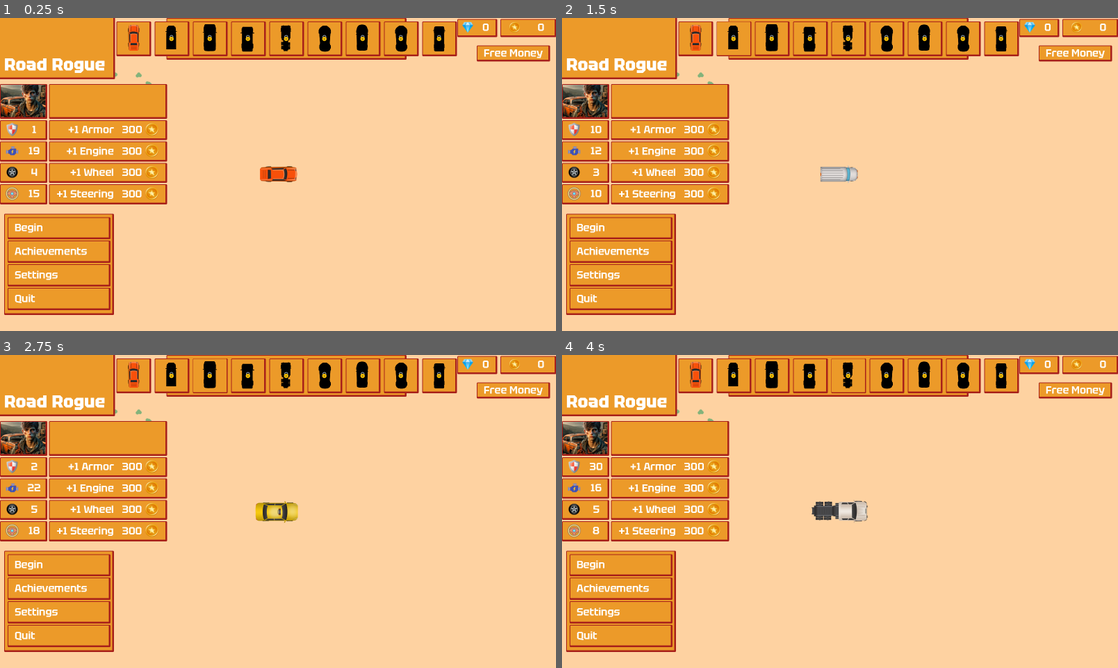
Above: before the commit, frames 1-4 (two rows, left to right).
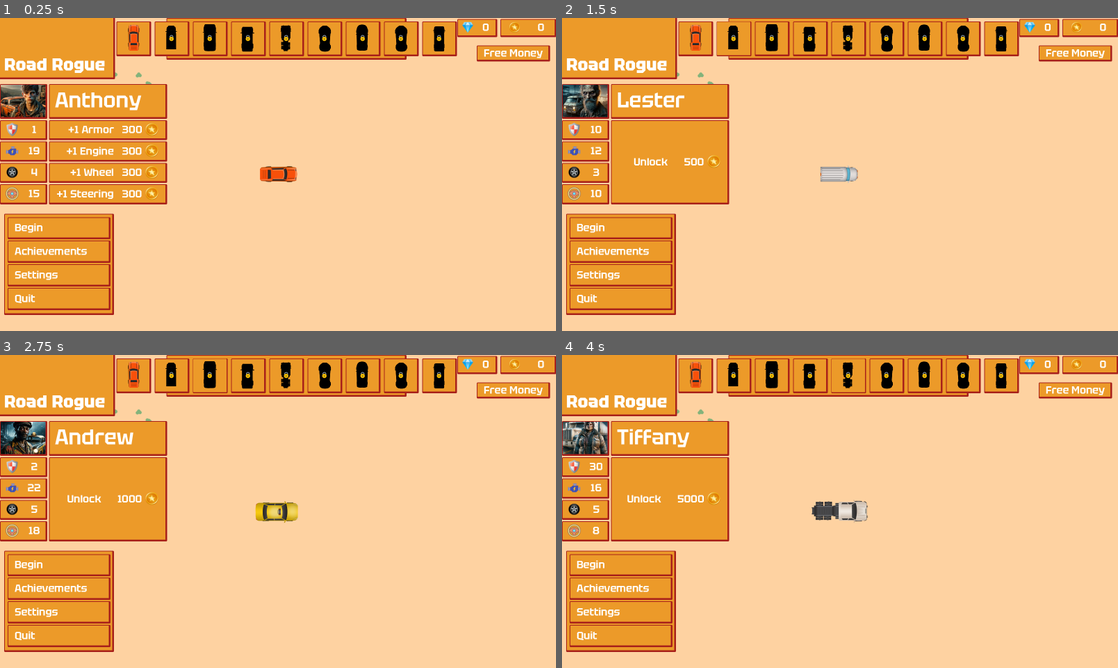
Above: after the commit, the same moments.

Repository: gregrylivingston/GoonCrusher
Game: Godot game, scene res://scene/player/menu/main/mainMenuCamera.tscn
Same seed, same stepped clock (60 frames per second), same inputs: the game is played once before the commit and once after it.
Inputs (mouse positions are in pixels of both pictures, inside the frame that each line leads up to):
- Up to frame 1 (0.25 s): no input
- Up to frame 2 (1.5 s): click (695, 39) at 0.5 s; click (734, 39) at 1.27 s
- Up to frame 3 (2.75 s): click (211, 376) at 2.02 s
- Up to frame 4 (4 s): click (812, 376) at 2.77 s; click (851, 376) at 3.52 s

The runs differ from the first frame. In frame 1, 0.4% of the frame differs, in the area x 9-26%, y 23-30%; in frame 2, 2.9%; in frame 3, 3.0%, in the area x 0-31%, y 21-58%; in frame 4, 3.0%.

Commit message:
manyAudioFiles

Diff:
--- a/lib/overhead_car_2d/overhead_car_body_2d.gd
+++ b/lib/overhead_car_2d/overhead_car_body_2d.gd
@@ -6,6 +6,13 @@
 class_name OverheadCarBody2D extends CharacterBody2D
 
 
+#voices
+#taxi - okole
+#van - jessie
+#sedan - patrick
+
+
+
 @export var max_engine_power = 25  # Forward acceleration force.
 @export var max_steering_degrees = 12  # Amount that front wheel turns, in degrees
 @export var brakes = 4.0   #brakes and turn-rate-increase
@@ -19,8 +26,6 @@
 @export var traction_slow = 0.7  # Low-speed traction
 @export var wheel_base = 70  # Distance from front to rear wheel
 
-
-
 var health = 100.0
 var fuel = 100.0
 var coin = 0
@@ -28,9 +33,14 @@
 
 @onready var rewardAudioPlayer = $"AudioStream-Reward"
 
-
 @export var isPlayer = true
 var isDestroyed: bool = false
+
+@export var profilePic: Texture2D
+@export var charName: String = "Hi"
+@export var carId:String
+
+@export var introAudio: Array[AudioStreamMP3] = []
 
 
 class CarInput:
--- a/scene/car/ambulance/ambulance.tscn
+++ b/scene/car/ambulance/ambulance.tscn
@@ -1,13 +1,17 @@
-[gd_scene load_steps=3 format=3 uid="uid://b7vyfnv77wwfw"]
+[gd_scene load_steps=4 format=3 uid="uid://b7vyfnv77wwfw"]
 
 [ext_resource type="PackedScene" uid="uid://dbkp41oxg03o6" path="res://scene/car/car.tscn" id="1_oirr4"]
 [ext_resource type="Texture2D" uid="uid://c4it7ulsvl3bx" path="res://scene/car/ambulance/Ambulance.png" id="2_86vbp"]
+[ext_resource type="Texture2D" uid="uid://0syxn8yxaprk" path="res://scene/car/ambulance/char_ambulance.png" id="2_fowyq"]
 
 [node name="Car" instance=ExtResource("1_oirr4")]
 max_engine_power = 24
 max_steering_degrees = 24
 brakes = 20.0
 armor = 40
+profilePic = ExtResource("2_fowyq")
+charName = "Ali"
+carId = "ambulance"
 
 [node name="sprite" parent="." index="4"]
 position = Vector2(-3, -1)
--- a/scene/car/audi/audi.tscn
+++ b/scene/car/audi/audi.tscn
@@ -6,3 +6,5 @@
 max_engine_power = 45
 max_steering_degrees = 40
 brakes = 30.0
+charName = "Snake"
+carId = "audi"
--- a/scene/car/car.tscn
+++ b/scene/car/car.tscn
@@ -1,7 +1,8 @@
-[gd_scene load_steps=8 format=3 uid="uid://dbkp41oxg03o6"]
+[gd_scene load_steps=9 format=3 uid="uid://dbkp41oxg03o6"]
 
 [ext_resource type="Script" path="res://lib/overhead_car_2d/overhead_car_body_2d.gd" id="1_ibwir"]
 [ext_resource type="Texture2D" uid="uid://dthtmohgw8u1f" path="res://scene/car/audi/Audi.png" id="2_33x0l"]
+[ext_resource type="Texture2D" uid="uid://bwgjsd327ch8p" path="res://scene/car/audi/char_audi.png" id="2_au1uh"]
 [ext_resource type="PackedScene" uid="uid://cl3halv7uu2tw" path="res://scene/player/controller/playerCarController.tscn" id="2_idgy8"]
 [ext_resource type="AudioStream" uid="uid://dahxhxgy1qfrn" path="res://sound/fx/engine/rally-car2.mp3" id="3_hfwa2"]
 [ext_resource type="AudioStream" uid="uid://dd240qte30ido" path="res://sound/fx/tires_squal_loop.wav" id="4_jbkbo"]
@@ -13,6 +14,7 @@
 [node name="Car" type="CharacterBody2D"]
 z_index = 1
 script = ExtResource("1_ibwir")
+profilePic = ExtResource("2_au1uh")
 
 [node name="Camera2D" type="Camera2D" parent="."]
 zoom = Vector2(0.5, 0.5)
--- a/scene/car/pickup/pickup.tscn
+++ b/scene/car/pickup/pickup.tscn
@@ -1,12 +1,25 @@
-[gd_scene load_steps=3 format=3 uid="uid://cvuiarwiynwx7"]
+[gd_scene load_steps=12 format=3 uid="uid://cvuiarwiynwx7"]
 
 [ext_resource type="PackedScene" uid="uid://dbkp41oxg03o6" path="res://scene/car/car.tscn" id="1_150xb"]
 [ext_resource type="Texture2D" uid="uid://dfa1wuwohdn01" path="res://scene/car/pickup/Mini_truck.png" id="2_36nav"]
+[ext_resource type="Texture2D" uid="uid://ddf1ijlmxrb6t" path="res://scene/car/pickup/char_pickup.png" id="2_m38a1"]
+[ext_resource type="AudioStream" uid="uid://c7tykiomm82io" path="res://scene/car/pickup/audio/pickup_intro_1.mp3" id="3_gf7v4"]
+[ext_resource type="AudioStream" uid="uid://chda6qshy02fg" path="res://scene/car/pickup/audio/pickup_intro_2.mp3" id="4_57w67"]
+[ext_resource type="AudioStream" uid="uid://dy14pxuvdlu4t" path="res://scene/car/pickup/audio/pickup_intro_3.mp3" id="5_okret"]
+[ext_resource type="AudioStream" uid="uid://b31ctawrtr4rr" path="res://scene/car/pickup/audio/pickup_intro_4.mp3" id="6_go2a3"]
+[ext_resource type="AudioStream" uid="uid://bmm7o56pay30j" path="res://scene/car/pickup/audio/pickup_intro_5.mp3" id="7_7wal3"]
+[ext_resource type="AudioStream" uid="uid://bq5n538wq16u" path="res://scene/car/pickup/audio/pickup_intro_6.mp3" id="8_svqtx"]
+[ext_resource type="AudioStream" uid="uid://bfvu8be8cvpcr" path="res://scene/car/pickup/audio/pickup_intro_7.mp3" id="9_0wwoi"]
+[ext_resource type="AudioStream" uid="uid://b4rf8s2i8u2wa" path="res://scene/car/pickup/audio/pickup_intro_8.mp3" id="10_iv8ox"]
 
 [node name="Car" instance=ExtResource("1_150xb")]
 max_engine_power = 15
 max_steering_degrees = 10
 armor = 6
+profilePic = ExtResource("2_m38a1")
+charName = "Karen"
+carId = "pickup"
+introAudio = Array[AudioStreamMP3]([ExtResource("3_gf7v4"), ExtResource("4_57w67"), ExtResource("5_okret"), ExtResource("6_go2a3"), ExtResource("7_7wal3"), ExtResource("8_svqtx"), ExtResource("9_0wwoi"), ExtResource("10_iv8ox")])
 
 [node name="sprite" parent="." index="4"]
 position = Vector2(3, 3)
--- a/scene/car/police/police.tscn
+++ b/scene/car/police/police.tscn
@@ -1,13 +1,17 @@
-[gd_scene load_steps=3 format=3 uid="uid://dfqbeth5jspt5"]
+[gd_scene load_steps=4 format=3 uid="uid://dfqbeth5jspt5"]
 
 [ext_resource type="PackedScene" uid="uid://dbkp41oxg03o6" path="res://scene/car/car.tscn" id="1_qtyvp"]
 [ext_resource type="Texture2D" uid="uid://disw6kafapd1m" path="res://scene/car/police/Police.png" id="2_7cb7w"]
+[ext_resource type="Texture2D" uid="uid://bfou1crov3m1f" path="res://scene/car/police/char_police.png" id="2_hmbi1"]
 
 [node name="Car" instance=ExtResource("1_qtyvp")]
 max_engine_power = 40
 max_steering_degrees = 30
 brakes = 20.0
 armor = 10
+profilePic = ExtResource("2_hmbi1")
+charName = "Nikita"
+carId = "police"
 
 [node name="sprite" parent="." index="4"]
 texture = ExtResource("2_7cb7w")
--- a/scene/car/racer/racer.tscn
+++ b/scene/car/racer/racer.tscn
@@ -1,11 +1,15 @@
-[gd_scene load_steps=3 format=3 uid="uid://26c7khgh5lqa"]
+[gd_scene load_steps=4 format=3 uid="uid://26c7khgh5lqa"]
 
 [ext_resource type="PackedScene" uid="uid://dbkp41oxg03o6" path="res://scene/car/car.tscn" id="1_kgqi5"]
 [ext_resource type="Texture2D" uid="uid://3ntiq5bget7n" path="res://scene/car/racer/Black_viper.png" id="2_7a10q"]
+[ext_resource type="Texture2D" uid="uid://t3uorfxptpy2" path="res://scene/car/racer/char_racer.png" id="2_wgnyl"]
 
 [node name="Car" instance=ExtResource("1_kgqi5")]
 max_engine_power = 60
 brakes = 16.0
+profilePic = ExtResource("2_wgnyl")
+charName = "Kim"
+carId = "racer"
 
 [node name="sprite" parent="." index="4"]
 position = Vector2(-11, 7)
--- a/scene/car/sedan/sedan.tscn
+++ b/scene/car/sedan/sedan.tscn
@@ -1,11 +1,24 @@
-[gd_scene load_steps=3 format=3 uid="uid://bkypbefgkke6a"]
+[gd_scene load_steps=12 format=3 uid="uid://bkypbefgkke6a"]
 
 [ext_resource type="PackedScene" uid="uid://dbkp41oxg03o6" path="res://scene/car/car.tscn" id="1_ehr7y"]
 [ext_resource type="Texture2D" uid="uid://cmhhtyl83kii2" path="res://scene/car/sedan/Car.png" id="2_g6grg"]
+[ext_resource type="Texture2D" uid="uid://iwn5n3c7e4vw" path="res://scene/car/sedan/char_sedan.png" id="2_yxeex"]
+[ext_resource type="AudioStream" uid="uid://yo38kmloe6f4" path="res://scene/car/sedan/audio/sedan_intro_1.mp3" id="3_glpud"]
+[ext_resource type="AudioStream" uid="uid://33dd8itlvanf" path="res://scene/car/sedan/audio/sedan_intro_2.mp3" id="4_dej0h"]
+[ext_resource type="AudioStream" uid="uid://drhfky5ie2rq8" path="res://scene/car/sedan/audio/sedan_intro_3.mp3" id="5_x5qy0"]
+[ext_resource type="AudioStream" uid="uid://c8tjwnheipx8b" path="res://scene/car/sedan/audio/sedan_intro_4.mp3" id="6_m4tbq"]
+[ext_resource type="AudioStream" uid="uid://t2ds6uoy7f0j" path="res://scene/car/sedan/audio/sedan_intro_5.mp3" id="7_nnnw6"]
+[ext_resource type="AudioStream" uid="uid://b4bwfsodjipsg" path="res://scene/car/sedan/audio/sedan_intro_6.mp3" id="8_hst6b"]
+[ext_resource type="AudioStream" uid="uid://dfm4bf6vdirml" path="res://scene/car/sedan/audio/sedan_intro_7.mp3" id="9_0rox2"]
+[ext_resource type="AudioStream" uid="uid://bh1lw7ex5e3h1" path="res://scene/car/sedan/audio/sedan_intro_8.mp3" id="10_d4hvs"]
 
 [node name="Car" instance=ExtResource("1_ehr7y")]
 max_engine_power = 19
 max_steering_degrees = 15
+profilePic = ExtResource("2_yxeex")
+charName = "Anthony"
+carId = "sedan"
+introAudio = Array[AudioStreamMP3]([ExtResource("3_glpud"), ExtResource("4_dej0h"), ExtResource("5_x5qy0"), ExtResource("6_m4tbq"), ExtResource("7_nnnw6"), ExtResource("8_hst6b"), ExtResource("9_0rox2"), ExtResource("10_d4hvs")])
 
 [node name="CollisionShape2D" parent="." index="2"]
 position = Vector2(4, -2.5)
--- a/scene/car/semi/semi.tscn
+++ b/scene/car/semi/semi.tscn
@@ -1,7 +1,8 @@
-[gd_scene load_steps=4 format=3 uid="uid://7utqen5eg62p"]
+[gd_scene load_steps=5 format=3 uid="uid://7utqen5eg62p"]
 
 [ext_resource type="PackedScene" uid="uid://dbkp41oxg03o6" path="res://scene/car/car.tscn" id="1_16fys"]
 [ext_resource type="Texture2D" uid="uid://cmg5tl48id0af" path="res://scene/car/semi/truck.png" id="2_0owyo"]
+[ext_resource type="Texture2D" uid="uid://c5oxriecuxj4l" path="res://scene/car/semi/char_semi.png" id="2_u7uhp"]
 
 [sub_resource type="RectangleShape2D" id="RectangleShape2D_8s7dq"]
 size = Vector2(309, 115)
@@ -11,6 +12,9 @@
 max_steering_degrees = 8
 brakes = 5.0
 armor = 30
+profilePic = ExtResource("2_u7uhp")
+charName = "Tiffany"
+carId = "semi"
 
 [node name="CollisionShape2D" parent="." index="2"]
 position = Vector2(3.5, -1.5)
--- a/scene/car/taxi/taxi.tscn
+++ b/scene/car/taxi/taxi.tscn
@@ -1,13 +1,26 @@
-[gd_scene load_steps=3 format=3 uid="uid://1bi7flsw4h78"]
+[gd_scene load_steps=12 format=3 uid="uid://1bi7flsw4h78"]
 
 [ext_resource type="PackedScene" uid="uid://dbkp41oxg03o6" path="res://scene/car/car.tscn" id="1_v41dt"]
+[ext_resource type="Texture2D" uid="uid://bxguuhssna7ol" path="res://scene/car/taxi/char_taxi.png" id="2_e55go"]
 [ext_resource type="Texture2D" uid="uid://cbltnt4310fcd" path="res://scene/car/taxi/taxi.png" id="2_mdy3n"]
+[ext_resource type="AudioStream" uid="uid://dyrgkn4mg3hw4" path="res://scene/car/taxi/audio/taxi_intro_1.mp3" id="3_anhg2"]
+[ext_resource type="AudioStream" uid="uid://ov2qw2mn78qp" path="res://scene/car/taxi/audio/taxi_intro_2.mp3" id="4_qknie"]
+[ext_resource type="AudioStream" uid="uid://b0po47xa4g8th" path="res://scene/car/taxi/audio/taxi_intro_3.mp3" id="5_sxudr"]
+[ext_resource type="AudioStream" uid="uid://tdeq55gai72d" path="res://scene/car/taxi/audio/taxi_intro_4.mp3" id="6_230wo"]
+[ext_resource type="AudioStream" uid="uid://cpy07yaos7t27" path="res://scene/car/taxi/audio/taxi_intro_5.mp3" id="7_agd4o"]
+[ext_resource type="AudioStream" uid="uid://dsee22vcg84we" path="res://scene/car/taxi/audio/taxi_intro_6.mp3" id="8_di5uq"]
+[ext_resource type="AudioStream" uid="uid://cm4rl434c3n6w" path="res://scene/car/taxi/audio/taxi_intro_7.mp3" id="9_oqruo"]
+[ext_resource type="AudioStream" uid="uid://cqacqnl7nyjja" path="res://scene/car/taxi/audio/taxi_intro_8.mp3" id="10_a7xbb"]
 
 [node name="Car" instance=ExtResource("1_v41dt")]
 max_engine_power = 22
 max_steering_degrees = 18
 brakes = 5.0
 armor = 2
+profilePic = ExtResource("2_e55go")
+charName = "Andrew"
+carId = "taxi"
+introAudio = Array[AudioStreamMP3]([ExtResource("3_anhg2"), ExtResource("4_qknie"), ExtResource("5_sxudr"), ExtResource("6_230wo"), ExtResource("7_agd4o"), ExtResource("8_di5uq"), ExtResource("9_oqruo"), ExtResource("10_a7xbb")])
 
 [node name="sprite" parent="." index="4"]
 position = Vector2(-11, 7)
--- a/scene/car/van/van.tscn
+++ b/scene/car/van/van.tscn
@@ -1,13 +1,26 @@
-[gd_scene load_steps=3 format=3 uid="uid://67a8ek6j834x"]
+[gd_scene load_steps=12 format=3 uid="uid://67a8ek6j834x"]
 
 [ext_resource type="PackedScene" uid="uid://dbkp41oxg03o6" path="res://scene/car/car.tscn" id="1_p428k"]
 [ext_resource type="Texture2D" uid="uid://pjglsxpdyhov" path="res://scene/car/van/Mini_van.png" id="2_1lxhl"]
+[ext_resource type="Texture2D" uid="uid://dvrl2jhxnp73k" path="res://scene/car/van/char_van.png" id="2_xl250"]
+[ext_resource type="AudioStream" uid="uid://2y27m3a76lg8" path="res://scene/car/van/audio/van_intro_1.mp3" id="3_g5fq5"]
+[ext_resource type="AudioStream" uid="uid://dxdueob7e784t" path="res://scene/car/van/audio/van_intro_2.mp3" id="4_fk622"]
+[ext_resource type="AudioStream" uid="uid://t8r53c38oa7e" path="res://scene/car/van/audio/van_intro_3.mp3" id="5_ql0xt"]
+[ext_resource type="AudioStream" uid="uid://ggl2rfyrjkgv" path="res://scene/car/van/audio/van_intro_4.mp3" id="6_b4fkq"]
+[ext_resource type="AudioStream" uid="uid://cnoukt5wj16of" path="res://scene/car/van/audio/van_intro_5.mp3" id="7_gfvg0"]
+[ext_resource type="AudioStream" uid="uid://becd1waw7b712" path="res://scene/car/van/audio/van_intro_6.mp3" id="8_3r3lt"]
+[ext_resource type="AudioStream" uid="uid://ds6vbnjymx132" path="res://scene/car/van/audio/van_intro_7.mp3" id="9_l6463"]
+[ext_resource type="AudioStream" uid="uid://coefix2xox74e" path="res://scene/car/van/audio/van_intro_8.mp3" id="10_rilhi"]
 
 [node name="Car" instance=ExtResource("1_p428k")]
 max_engine_power = 12
 max_steering_degrees = 10
 brakes = 3.0
 armor = 10
+profilePic = ExtResource("2_xl250")
+charName = "Lester"
+carId = "van"
+introAudio = Array[AudioStreamMP3]([ExtResource("3_g5fq5"), ExtResource("4_fk622"), ExtResource("5_ql0xt"), ExtResource("6_b4fkq"), ExtResource("7_gfvg0"), ExtResource("8_3r3lt"), ExtResource("9_l6463"), ExtResource("10_rilhi")])
 
 [node name="sprite" parent="." index="4"]
 position = Vector2(-11, 7)
--- a/scene/player/menu/main/car_stats_container.gd
+++ b/scene/player/menu/main/car_stats_container.gd
@@ -11,6 +11,7 @@
 	pass
 
 func updateStats():
+	$Panel/TextureRect.texture = Root.playerCar.profilePic
 	$engine.setValue(Root.playerCar.max_engine_power )
 	$steering.setValue(Root.playerCar.max_steering_degrees)
 	$aero.setValue(Root.playerCar.brakes)
--- a/scene/player/menu/main/mainMenu.gd
+++ b/scene/player/menu/main/mainMenu.gd
@@ -60,6 +60,23 @@
 
 	get_parent().add_child(Root.playerCar)
 	$carStatsContainer.updateStats()
+	$carStatUpgrades/Panel/charName.text = Root.playerCar.charName
+
+	if Root.playerCar.introAudio.size() > 0:
+		$voicePlayer.stream = Root.playerCar.introAudio[randi_range(0 , Root.playerCar.introAudio.size()-1)]
+		$voicePlayer.play()
+
+	var statUpgradeButtons = [$carStatUpgrades/statUpgrade, $carStatUpgrades/statUpgrade2, $carStatUpgrades/statUpgrade3, $carStatUpgrades/statUpgrade4]
+	var unlockButton = $carStatUpgrades/unlockButton
+
+	if SaveManager.playerData.cars[Root.playerCar.carId].cost != 0:
+		for i in statUpgradeButtons:i.visible = false
+		unlockButton.visible = true
+		unlockButton.text = "Unlock      " + str( SaveManager.playerData.cars[Root.playerCar.carId].cost )
+	else:
+		for i in statUpgradeButtons:i.visible = true
+		unlockButton.visible = false
+
 
 func uiUpdate():
 	$myCoins.setValue( SaveManager.playerData.coin )
--- a/scene/player/menu/main/mainMenu.tscn
+++ b/scene/player/menu/main/mainMenu.tscn
@@ -22,7 +22,7 @@
 
 [node name="AudioStreamPlayer" type="AudioStreamPlayer" parent="."]
 stream = ExtResource("3_gyg28")
-volume_db = -4.0
+volume_db = -6.0
 autoplay = true
 
 [node name="TabContainer" type="Panel" parent="."]
@@ -184,24 +184,49 @@
 layout_mode = 2
 theme = ExtResource("2_caw0b")
 
+[node name="charName" type="Label" parent="carStatUpgrades/Panel"]
+layout_mode = 0
+offset_left = 17.0
+offset_top = 7.0
+offset_right = 323.0
+offset_bottom = 92.0
+theme = ExtResource("2_caw0b")
+theme_override_font_sizes/font_size = 60
+text = "Andre"
+
 [node name="statUpgrade" parent="carStatUpgrades" instance=ExtResource("12_75cgo")]
+visible = false
 layout_mode = 2
 size_flags_vertical = 3
 
 [node name="statUpgrade2" parent="carStatUpgrades" instance=ExtResource("12_75cgo")]
+visible = false
 layout_mode = 2
 size_flags_vertical = 3
 text = "+1 Engine   300"
 
 [node name="statUpgrade3" parent="carStatUpgrades" instance=ExtResource("12_75cgo")]
+visible = false
 layout_mode = 2
 size_flags_vertical = 3
 text = "+1 Wheel   300"
 
 [node name="statUpgrade4" parent="carStatUpgrades" instance=ExtResource("12_75cgo")]
+visible = false
 layout_mode = 2
 size_flags_vertical = 3
 text = "+1 Steering   300"
+
+[node name="unlockButton" parent="carStatUpgrades" instance=ExtResource("2_1mco8")]
+layout_mode = 2
+size_flags_vertical = 3
+text = "Unlock      200"
+icon = ExtResource("11_labbq")
+alignment = 2
+icon_alignment = 2
+
+[node name="voicePlayer" type="AudioStreamPlayer" parent="."]
+volume_db = 2.0
 
 [connection signal="pressed" from="Panel2/VBoxContainer/beginButton" to="." method="_on_begin_button_pressed"]
 [connection signal="pressed" from="Panel2/VBoxContainer/quitButton" to="." method="_on_quit_button_pressed"]
--- a/scene/player/save/playerData.gd
+++ b/scene/player/save/playerData.gd
@@ -9,27 +9,27 @@
 		"cost":0,
 	},
 	"van":{
-		"cost":200,
+		"cost":500,
 	},
 	"taxi":{
-		"cost":200,
+		"cost":1000,
 	},
 	"pickup":{
-		"cost":200,
+		"cost":2000,
 	},
 	"semi":{
-		"cost":200,
+		"cost":5000,
 	},
 	"audi":{
-		"cost":200,
+		"cost":20000,
 	},
 	"racer":{
-		"cost":200,
+		"cost":20000,
 	},
 	"police":{
-		"cost":200,
+		"cost":50000,
 	},
 	"ambulance":{
-		"cost":200,
+		"cost":100000,
 	}
 }
Binary file added: scene/car/ambulance/char_ambulance.png
Not shown, added: scene/car/ambulance/char_ambulance.png.import
Binary file added: scene/car/audi/char_audi.png
Not shown, added: scene/car/audi/char_audi.png.import
Not shown, added: scene/car/pickup/audio/pickup_intro_1.mp3.import
Not shown, added: scene/car/pickup/audio/pickup_intro_2.mp3.import
Not shown, added: scene/car/pickup/audio/pickup_intro_3.mp3.import
Not shown, added: scene/car/pickup/audio/pickup_intro_4.mp3.import
Not shown, added: scene/car/pickup/audio/pickup_intro_5.mp3.import
Not shown, added: scene/car/pickup/audio/pickup_intro_6.mp3.import
Not shown, added: scene/car/pickup/audio/pickup_intro_7.mp3.import
Not shown, added: scene/car/pickup/audio/pickup_intro_8.mp3.import
(and 68 more such lines)
